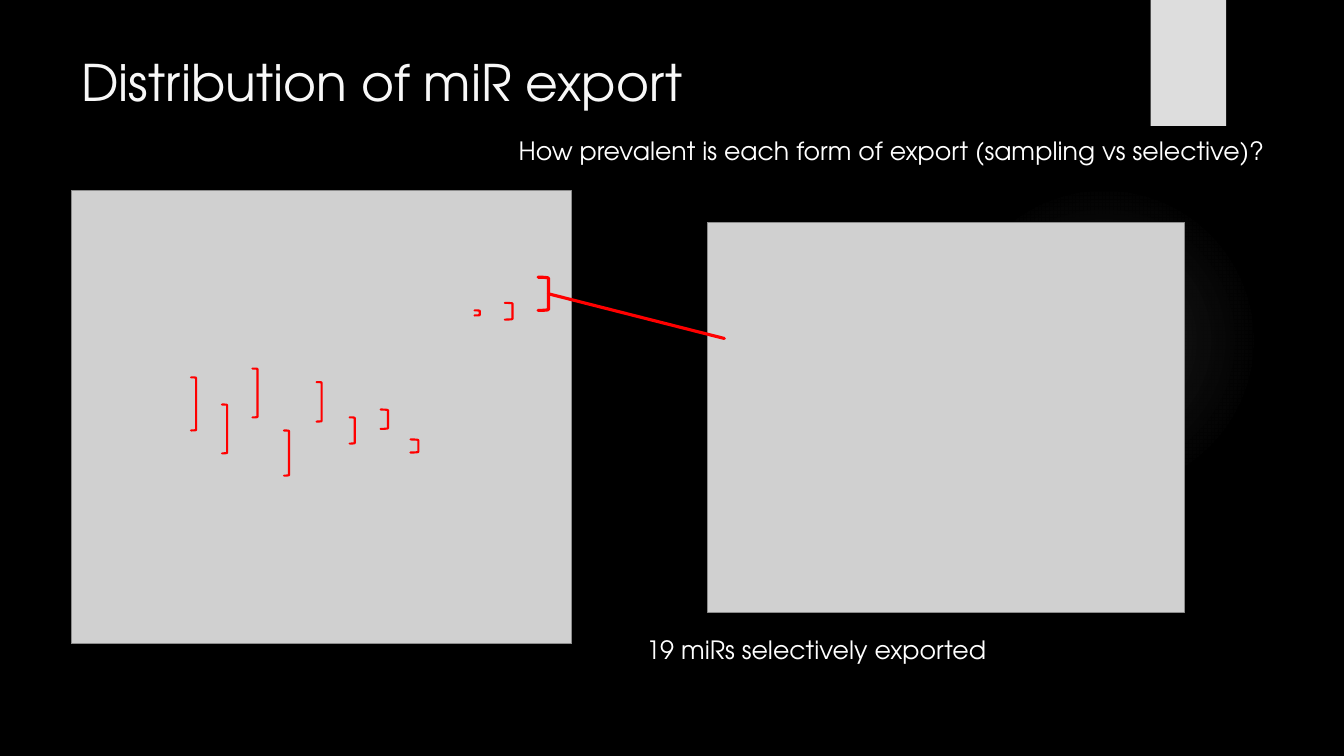
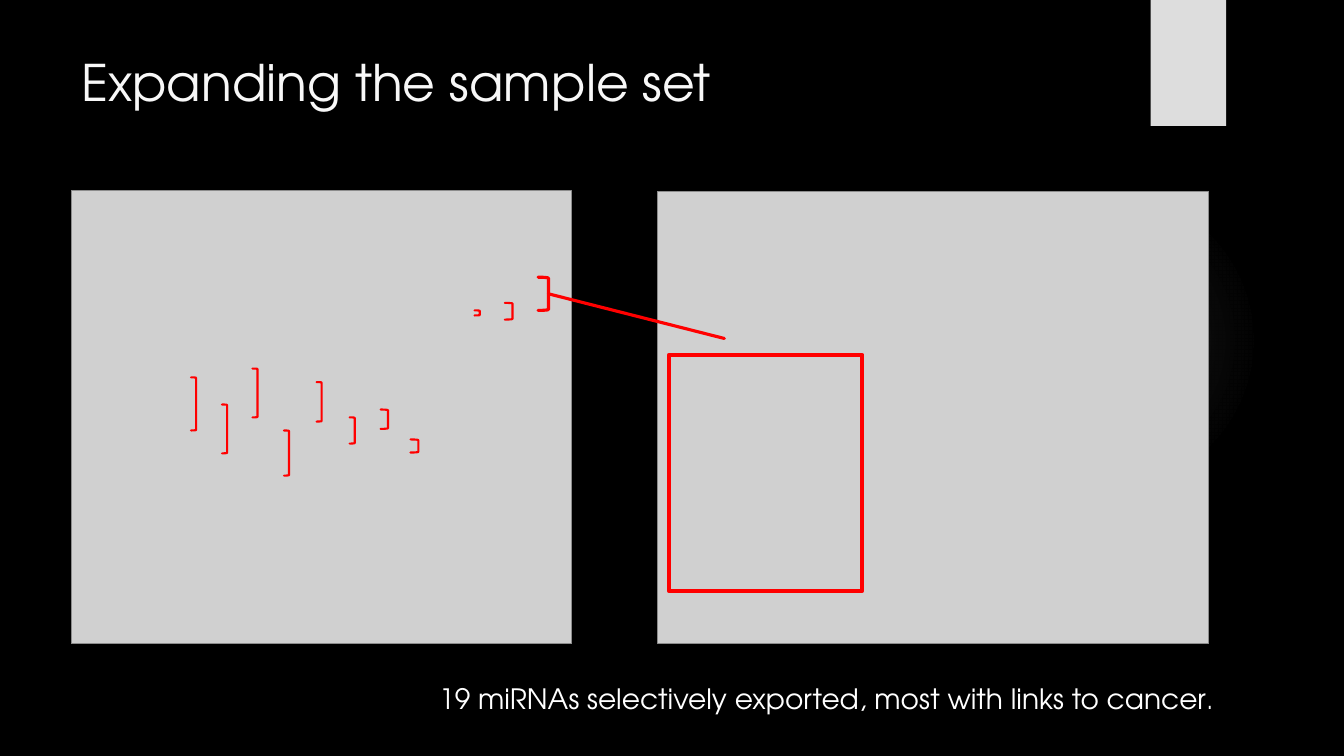
Before and after one commit to HarleyRobinson/Honours2, a slide deck: slide 12 of CollCompBiol.pptx. Drawn at 1344x756 pixels with LibreOffice and Linux fonts; fonts in the diff are those of the drawing; grey boxes stand for pictures; background and template pictures are left out. Boxes give left, top, right and bottom in pixels: in the first picture for what was removed or moved away, otherwise in the second. Text is boxed around its words. In the diff, an @@ line names an element or a change of style, - is before the commit and + after.

```diff
--- a/CollCompBiol.pptx
+++ b/CollCompBiol.pptx
@@ title at (81, 63, 711, 112): text changed @@
-Distribution of miR export
+Expanding the sample set
@@ text removed at (519, 141, 1264, 166) @@
-How prevalent is each form of export (sampling vs selective)?
@@ picture: place and size @@
-picture at (708, 222, 1185, 612)
+picture at (657, 192, 1209, 644)
@@ rectangle added at (668, 355, 862, 591), outline #FF0000 3 pt @@
@@ text at (439, 688, 1206, 715): text changed; size 18 to 20 pt @@
-19 miRs selectively exported
+19 miRNAs selectively exported, most with links to cancer.
```
Also in this commit, not shown: 9 other slides changed.
